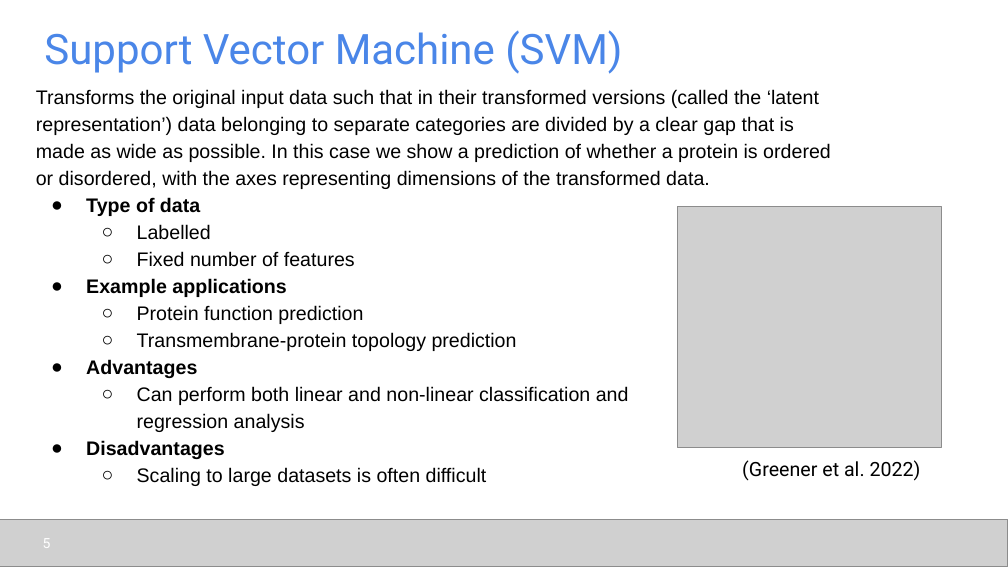
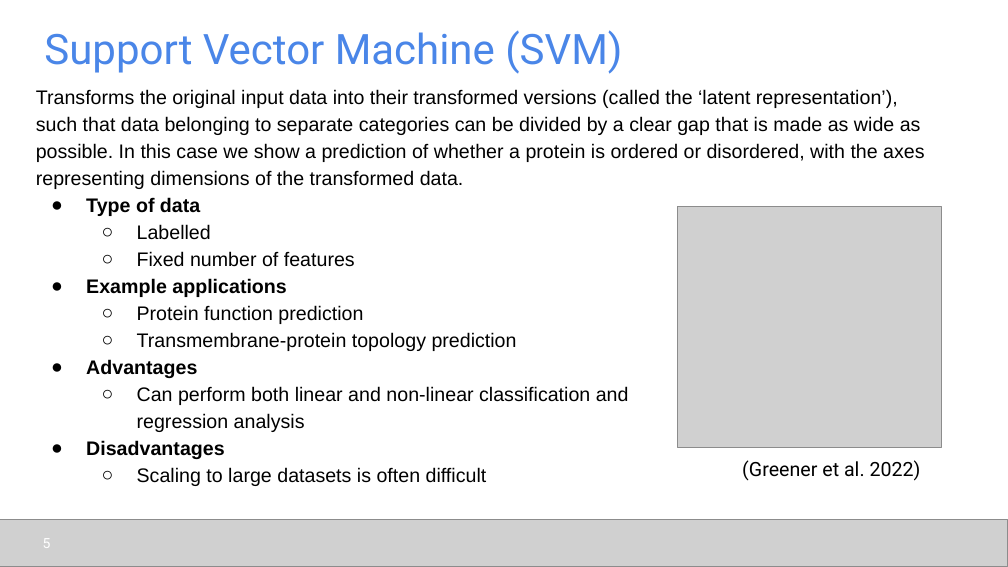
Before and after one commit to udel-cbcb/al_ml_workshop, a slide deck: slide 5 of Day_1/Lectures/Day_1_Lecture_2_AI_ML_Applications_in_Biology_and_Chemistry.pptx. Drawn at 1008x567 pixels with LibreOffice and Linux fonts; fonts in the diff are those of the drawing; grey boxes stand for pictures. Boxes give left, top, right and bottom in pixels: in the first picture for what was removed or moved away, otherwise in the second. Text is boxed around its words. In the diff, an @@ line names an element or a change of style, - is before the commit and + after.

```diff
--- a/Day_1/Lectures/Day_1_Lecture_2_AI_ML_Applications_in_Biology_and_Chemistry.pptx
+++ b/Day_1/Lectures/Day_1_Lecture_2_AI_ML_Applications_in_Biology_and_Chemistry.pptx
@@ text at [36,89,924,189]: text changed @@
-Transforms the original input data such that in their transformed versions (called the ‘latent representation’) data belonging to separate categories are divided by a clear gap that is made as wide as possible. In this case we show a prediction of whether a protein is ordered or disordered, with the axes representing dimensions of the transformed data.
+Transforms the original input data into their transformed versions (called the ‘latent representation’), such that data belonging to separate categories can be divided by a clear gap that is made as wide as possible. In this case we show a prediction of whether a protein is ordered or disordered, with the axes representing dimensions of the transformed data.
```
Also in this commit, not shown: 7 other slides changed, 7 other files.
